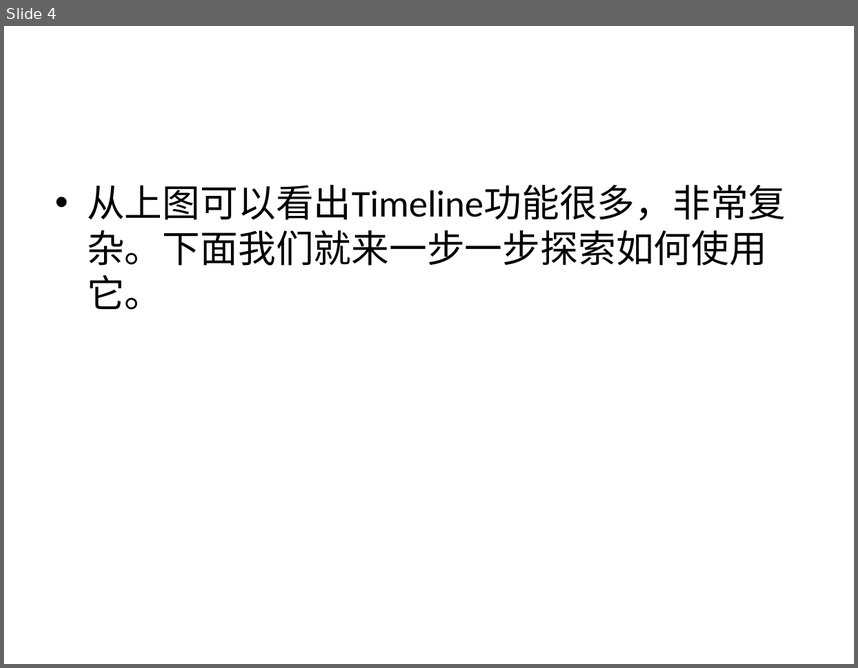
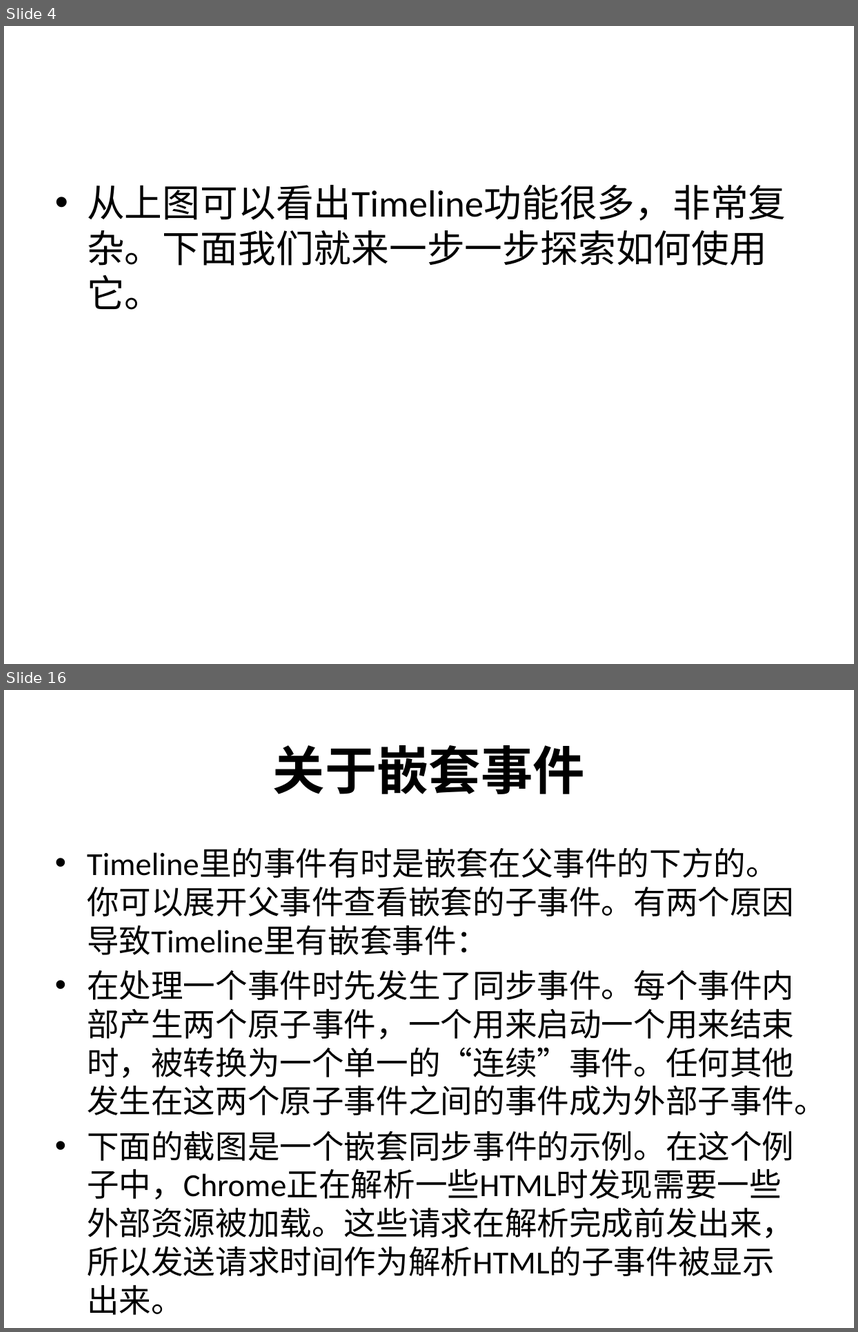
Before and after one commit to lazy-lazy/yolo, a slide deck: public/images/使用chrome进行渲染分析.pptx. Shown one above the other, each under a label of ours: slide 4 before the commit, slides 4 and 16 after it; the slides between them are not shown. The pictures are 858x668 and 858x1332 pixels, drawn with LibreOffice and Linux fonts; fonts in the diff are those of the drawing; background and template pictures are left out. Boxes give left, top, right and bottom in pixels: in the first picture for what was removed or moved away, otherwise in the second. Text is boxed around its words. In the diff, an @@ line names an element or a change of style, - is before the commit and + after.

```diff
--- a/public/images/使用chrome进行渲染分析.pptx
+++ b/public/images/使用chrome进行渲染分析.pptx
@@ slide 16 added at (4,690,854,1328), background picture (left out) @@
@@ title added at (273,745,585,794), 44 pt, text #000000, bold @@
+关于嵌套事件
@@ text added at (87,848,826,1276), 27.2 pt, text #000000 @@
+• Timeline里的事件有时是嵌套在父事件的下方的。你可以展开父事件查看嵌套的子事件。有两个原因导致Timeline里有嵌套事件：
+• 在处理一个事件时先发生了同步事件。每个事件内部产生两个原子事件，一个用来启动一个用来结束时，被转换为一个单一的“连续”事件。任何其他发生在这两个原子事件之间的事件成为外部子事件。
+• 下面的截图是一个嵌套同步事件的示例。在这个例子中，Chrome正在解析一些HTML时发现需要一些外部资源被加载。这些请求在解析完成前发出来，所以发送请求时间作为解析HTML的子事件被显示出来。
```
Also in this commit, not shown: 1 slide changed, 13 other slides added, 1 slide removed.
